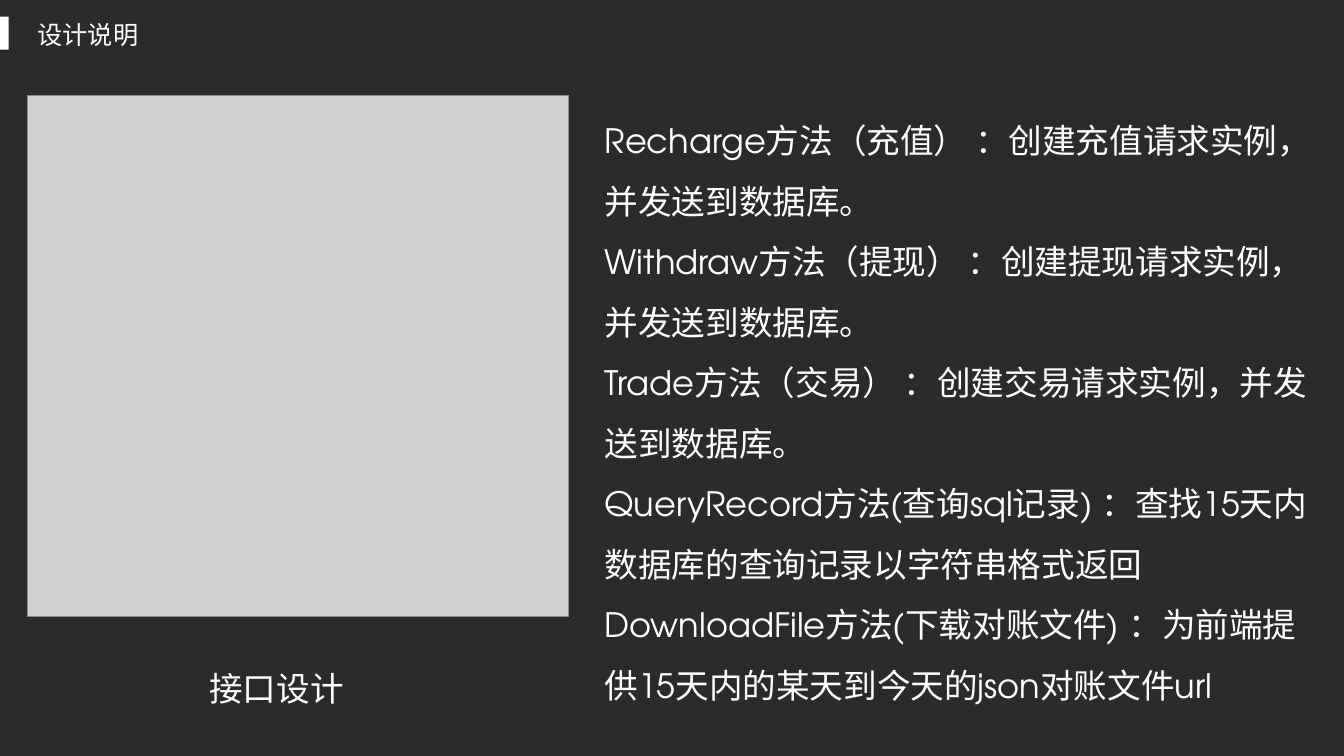
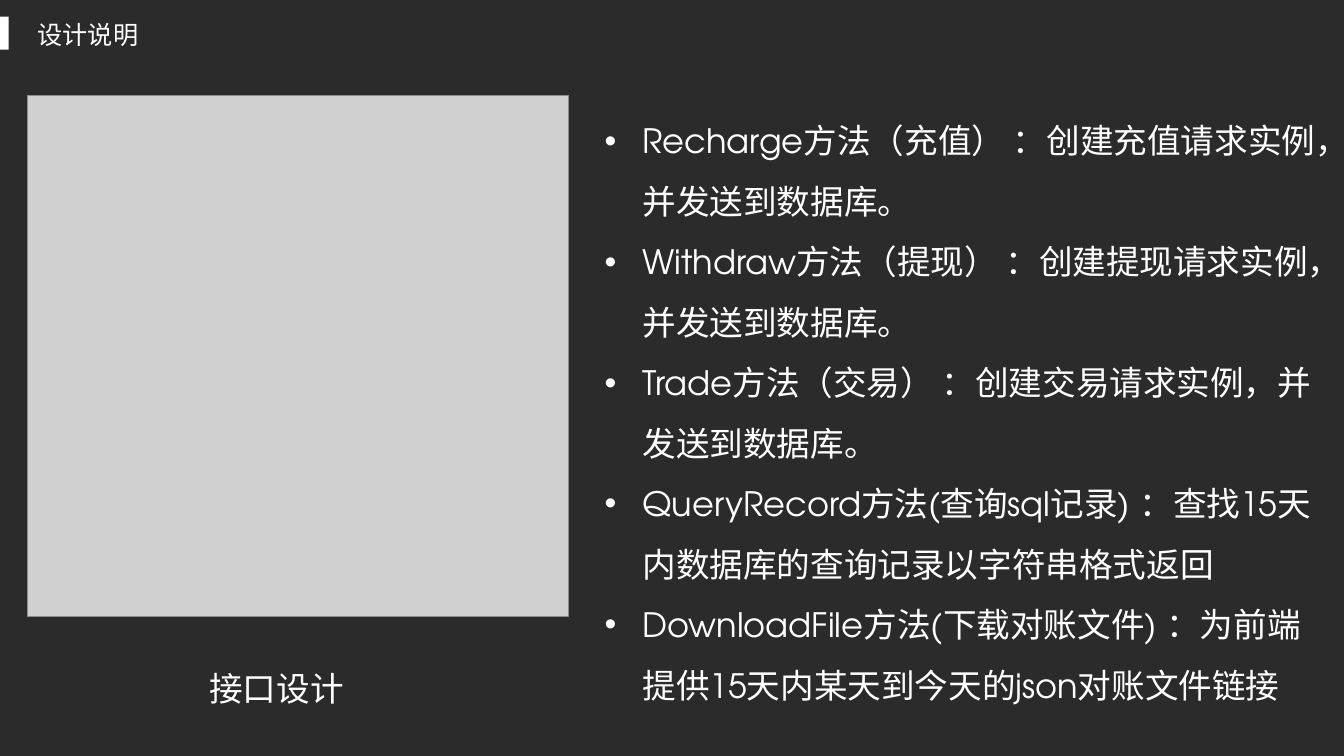
Before and after one commit to AngusMonroe/ClearSettlementSystem, a slide deck: slide 14 of paper/xjx/展示.pptx (slide 10 before the commit). Drawn at 1344x756 pixels with LibreOffice and Linux fonts; fonts in the diff are those of the drawing; grey boxes stand for pictures; background and template pictures are left out; a plain dark background stands for a picture behind light text. Boxes give left, top, right and bottom in pixels: in the first picture for what was removed or moved away, otherwise in the second. Text is boxed around its words. In the diff, an @@ line names an element or a change of style, - is before the commit and + after.

```diff
--- a/paper/xjx/展示.pptx
+++ b/paper/xjx/展示.pptx
@@ text at bbox=[642, 124, 1344, 524]: bullet none to • @@
@@ text at bbox=[642, 608, 1300, 705]: text changed @@
-DownloadFile方法(下载对账文件) ：为前端提供15天内的某天到今天的json对账文件url
+• DownloadFile方法(下载对账文件) ：为前端提供15天内某天到今天的json对账文件链接
```
Also in this commit, not shown: 6 other slides changed, 4 slides added, 3 other files.
